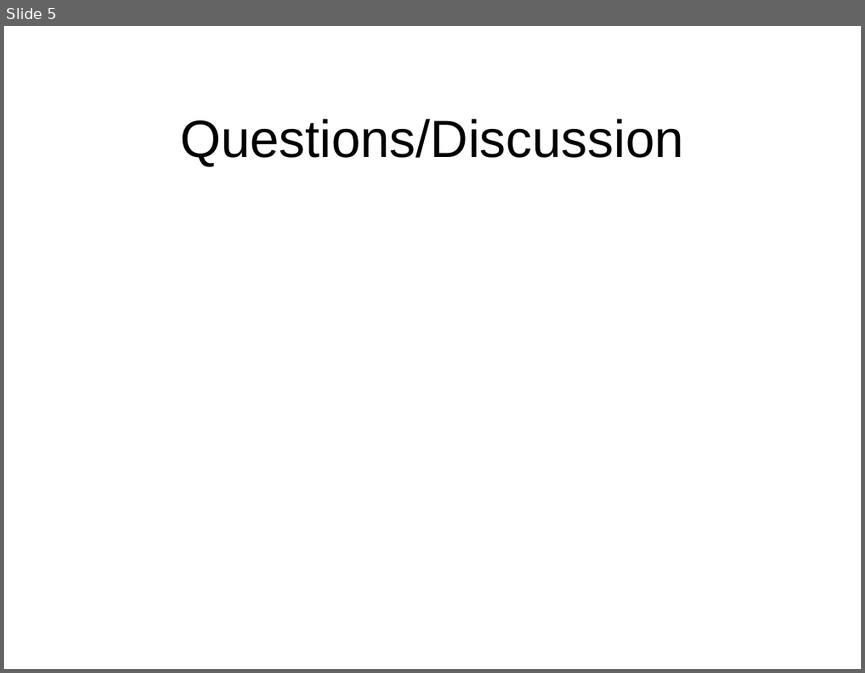
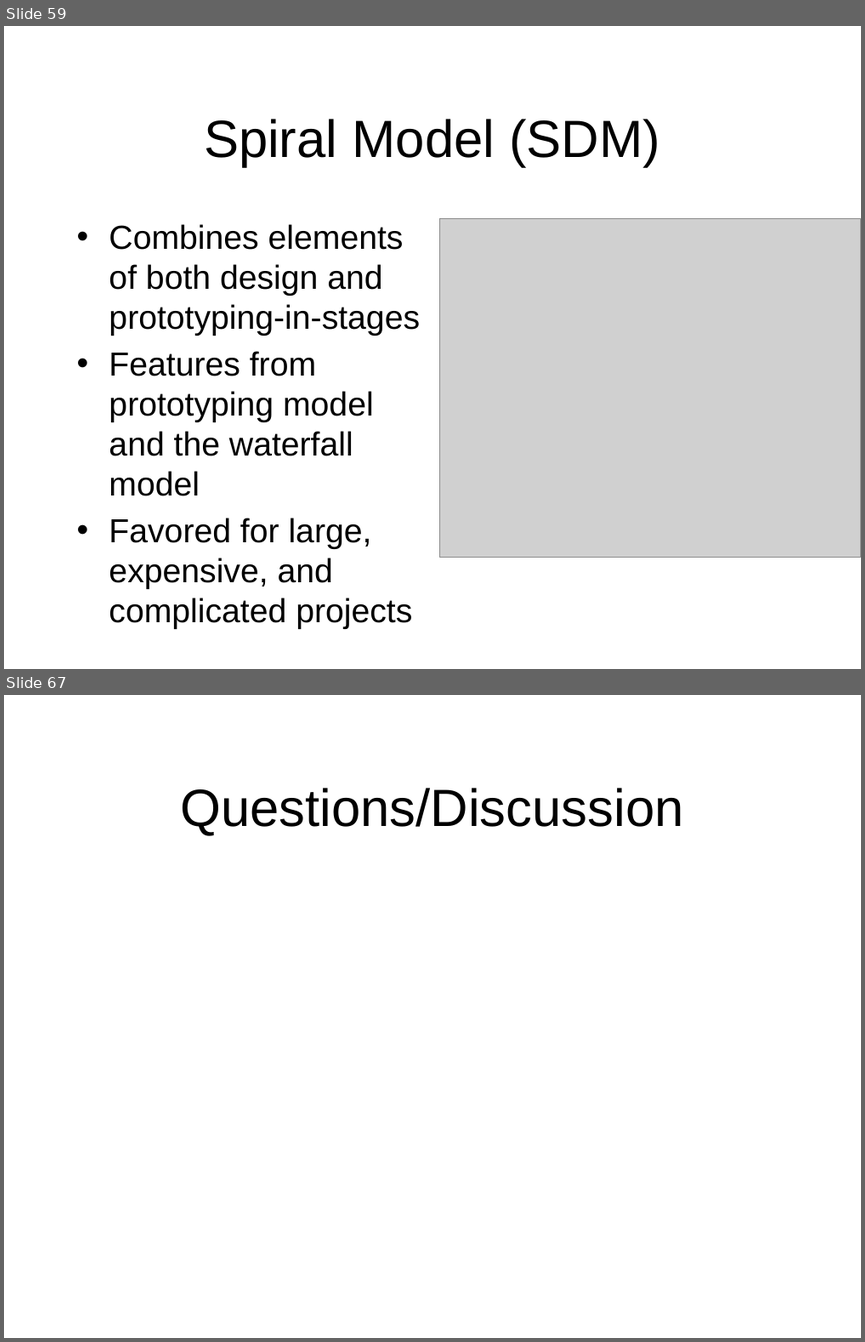
Before and after one commit to octaviordz/zjnu2017.github.io, a slide deck: OOAD/lectures/080--Processes.pptx. Shown one above the other, each under a label of ours: slide 5 before the commit, slides 59 and 67 after it; the slides between them are not shown. The pictures are 865x673 and 865x1342 pixels, drawn with LibreOffice and Linux fonts; fonts in the diff are those of the drawing; grey boxes stand for pictures. Boxes give left, top, right and bottom in pixels: in the first picture for what was removed or moved away, otherwise in the second. Text is boxed around its words. In the diff, an @@ line names an element or a change of style, - is before the commit and + after.

```diff
--- a/OOAD/lectures/080--Processes.pptx
+++ b/OOAD/lectures/080--Processes.pptx
@@ slide 59 added at box(4, 26, 861, 669), background #FFFFFF @@
@@ title added at box(204, 119, 660, 167), 44 pt, text #000000 @@
+Spiral Model (SDM)
@@ text added at box(109, 224, 420, 589), 28 pt, text #000000 @@
+• Combines elements of both design and prototyping-in-stages
+• Features from prototyping model and the waterfall model
+• Favored for large, expensive, and complicated projects
@@ picture added at box(439, 219, 861, 557) @@
@@ what was slide 5 is now slide 67 @@
```
Also in this commit, not shown: 3 slides changed, 63 other slides added, 6 other files.
